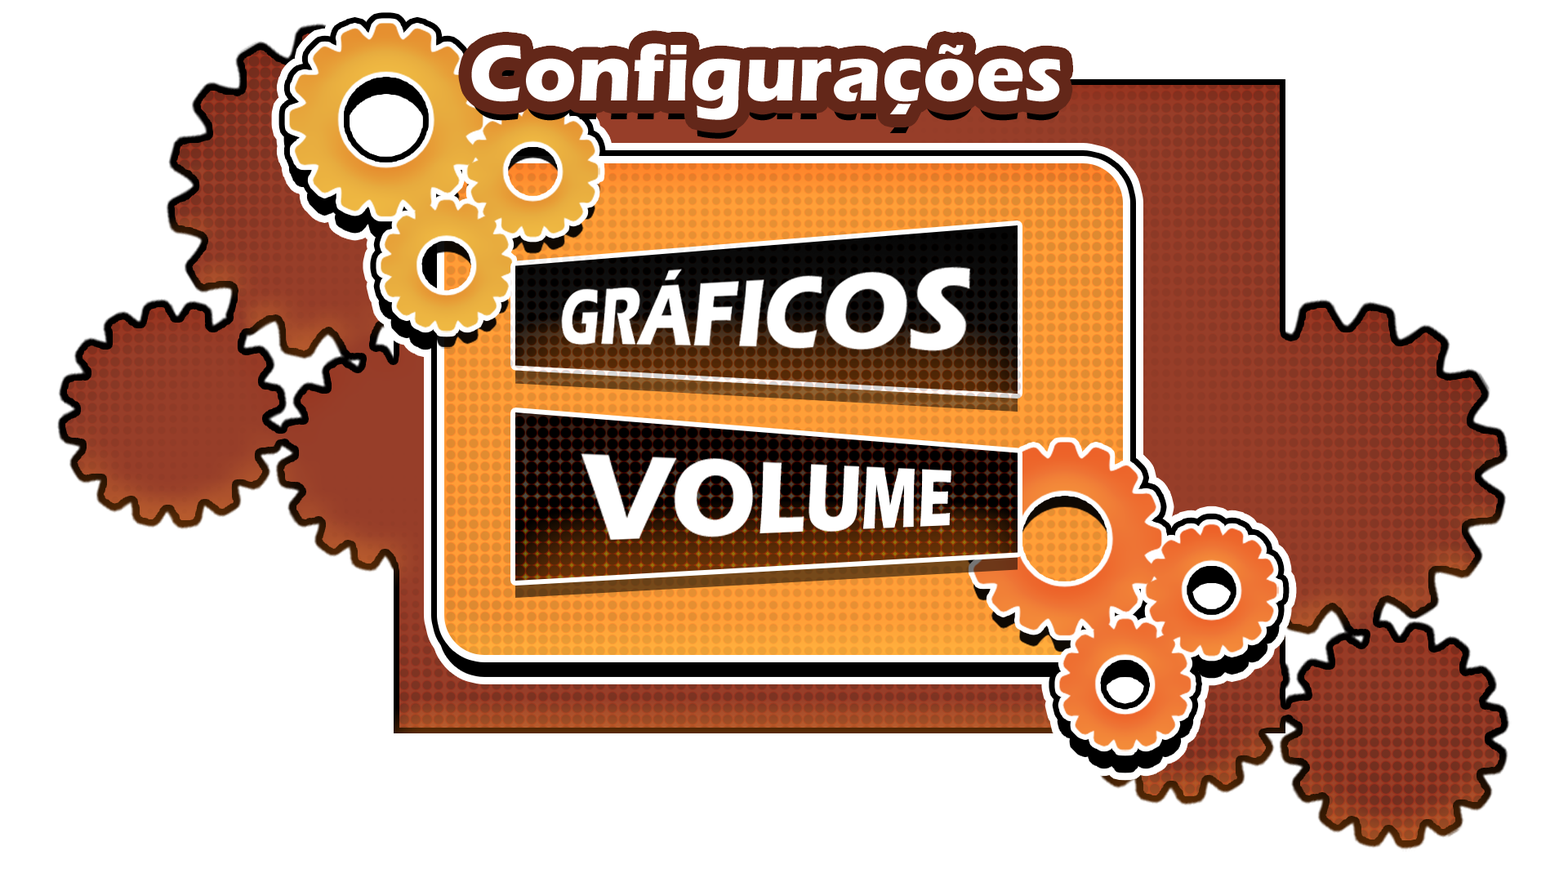
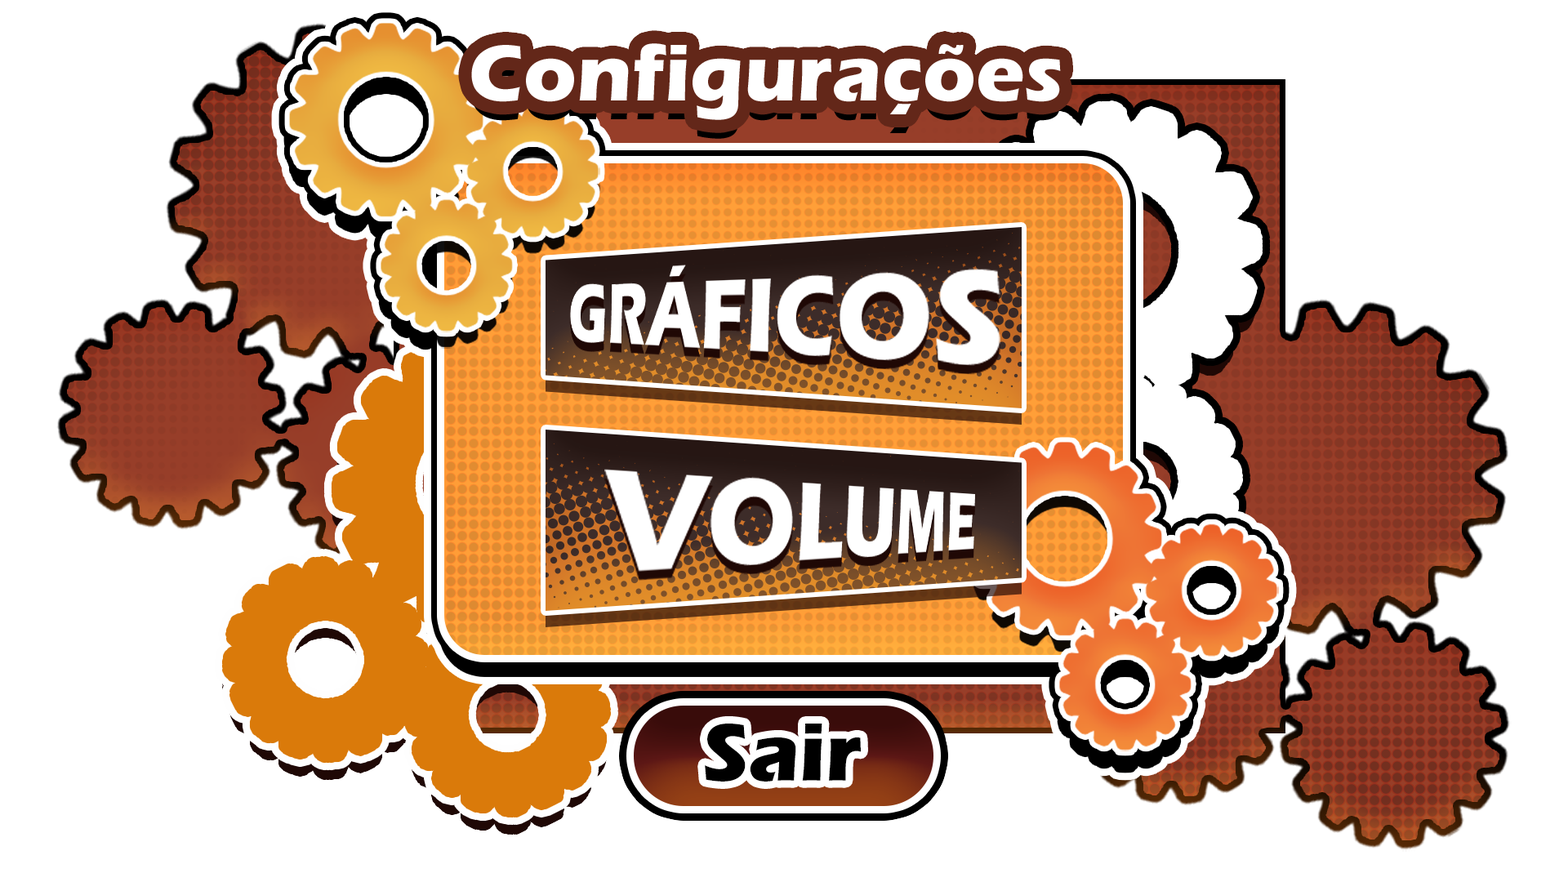
Two versions of the same layered image (1568 × 882). Layer-by-layer changes:
added layer "Sair" above "Retângulo 1" over [704, 723, 861, 782]
added layer "Retângulo 1" above "GRÁFICOS" over [626, 698, 941, 814]
moved "GRÁFICOS" above "VOLUME", painted on it over [510, 220, 1027, 425]
painted on "VOLUME" over [510, 407, 1027, 628]
added layer "Engrenagem Icon" (1st of 2) above "Engrenagem Icon" over [221, 333, 632, 819]
added layer "Engrenagem Icon" (2nd of 2) above "Camada Menu Opção 2" over [853, 99, 1264, 585]